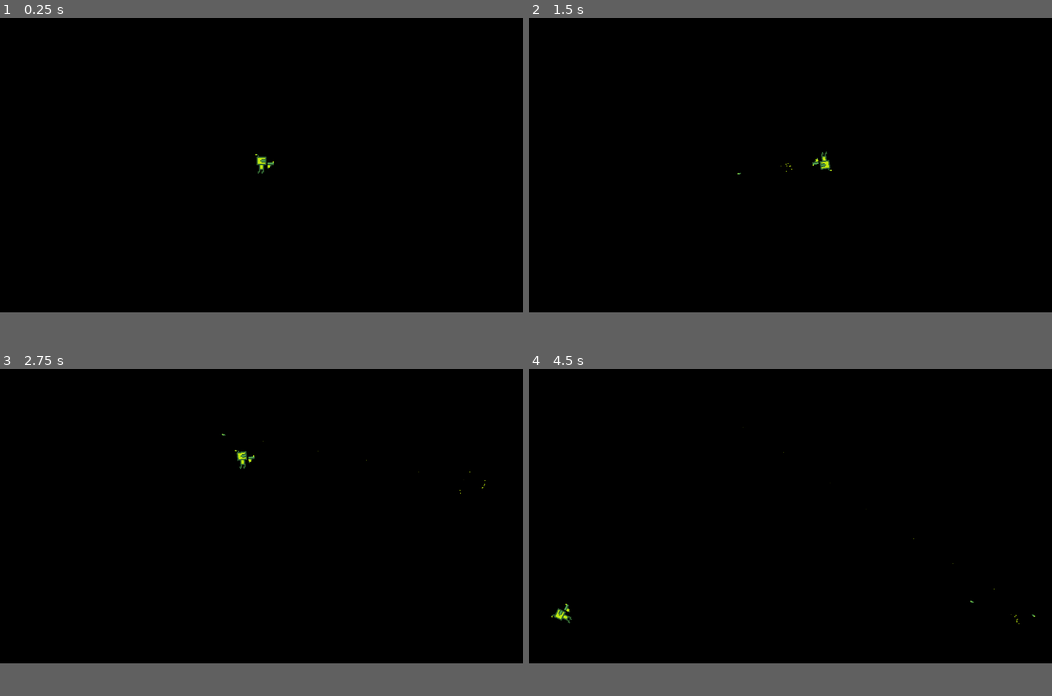
Above: before the commit, frames 1-4 (two rows, left to right).
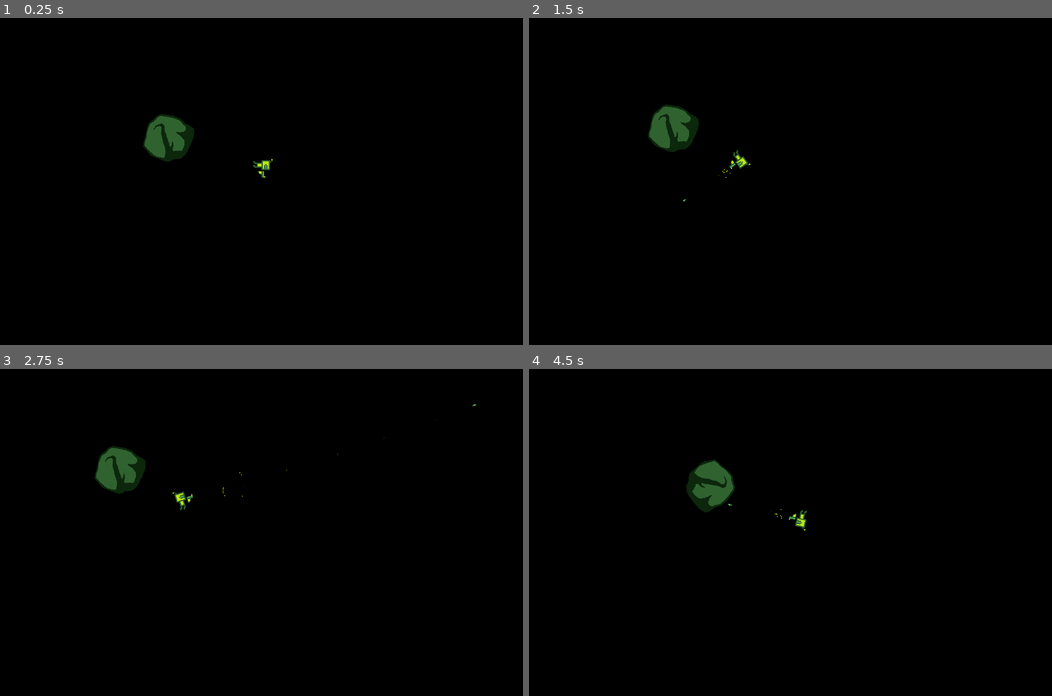
Above: after the commit, the same moments.

Repository: Jay-Dante/Recoilnaut-Prototype
Game: Godot game, scene res://Scenes/Test_Scene.tscn
Same seed, same stepped clock (60 frames per second), same inputs: the game is played once before the commit and once after it.
Inputs (mouse positions are in pixels of both pictures, inside the frame that each line leads up to):
- Up to frame 1 (0.25 s): no input
- Up to frame 2 (1.5 s): move the mouse to (905, 148) at 0.52 s; hold W (forward) 0.53-1.28 s; click (905, 148) at 0.6 s; move the mouse to (685, 181) at 1.27 s; hold S (backward) from 1.28 s (still down); click (685, 181) at 1.35 s
- Up to frame 3 (2.75 s): move the mouse to (313, 450) at 2.02 s; release S (backward) at 2.03 s; hold W (forward) from 2.03 s (still down); click (313, 450) at 2.1 s
- Up to frame 4 (4.5 s): move the mouse to (764, 575) at 2.77 s; click (764, 575) at 2.85 s; move the mouse to (947, 558) at 3.52 s; release W (forward) at 3.53 s; hold S (backward) from 3.53 s (still down); click (947, 558) at 3.6 s; tap R (restart, bound only after the commit) at 4.15 s; move the mouse to (633, 473) at 4.27 s; click (633, 473) at 4.35 s
In our replay, the window is 800x450 before the commit and 800x500 after it. These sizes can differ from the game's own. Grey fills any space a smaller window leaves; there, only what the larger window draws over its background counts as a difference.

The runs differ from the first frame. In frame 1, 1.2% of the frame differs, in the area x 27-53%, y 29-49%; in frame 2, 1.3%; in frame 3, 1.3%; in frame 4, 1.3%, in the area x 4-97%, y 17-78%.

Commit message:
In the midst of creating obstacles
Making debris and other assorted junk just to annoy the player

Diff:
--- a/Scenes/Test_Scene.tscn
+++ b/Scenes/Test_Scene.tscn
@@ -1,7 +1,8 @@
-[gd_scene load_steps=3 format=3 uid="uid://bvfjdbhov71c0"]
+[gd_scene load_steps=4 format=3 uid="uid://bvfjdbhov71c0"]
 
 [ext_resource type="PackedScene" uid="uid://ce5hcqoq1v8d" path="res://Scenes/recoilnaut.tscn" id="1_6v4gp"]
 [ext_resource type="Script" path="res://Scripts/game.gd" id="1_jdrf8"]
+[ext_resource type="PackedScene" uid="uid://cudgdf6e38n7y" path="res://Scenes/asteroid.tscn" id="3_a5edd"]
 
 [node name="Node2D" type="Node2D"]
 script = ExtResource("1_jdrf8")
@@ -10,3 +11,6 @@
 position = Vector2(640, 360)
 
 [node name="Bullets" type="Node" parent="."]
+
+[node name="Asteroid" parent="." instance=ExtResource("3_a5edd")]
+position = Vector2(423, 300)
--- /dev/null
+++ b/Scenes/asteroid.tscn
@@ -0,0 +1,17 @@
+[gd_scene load_steps=4 format=3 uid="uid://cudgdf6e38n7y"]
+
+[ext_resource type="Script" path="res://Scripts/Asteroid.gd" id="1_ta6s6"]
+[ext_resource type="Texture2D" uid="uid://dk6y03drj3xx3" path="res://Assets/Art/Asteroid.png" id="2_sojv5"]
+
+[sub_resource type="CircleShape2D" id="CircleShape2D_i888h"]
+radius = 59.0
+
+[node name="Asteroid" type="Area2D"]
+script = ExtResource("1_ta6s6")
+
+[node name="Sprite2D" type="Sprite2D" parent="."]
+texture_filter = 1
+texture = ExtResource("2_sojv5")
+
+[node name="CollisionShape2D" type="CollisionShape2D" parent="."]
+shape = SubResource("CircleShape2D_i888h")
--- /dev/null
+++ b/Scripts/Asteroid.gd
@@ -0,0 +1,28 @@
+extends Area2D
+
+var move_vec := Vector2(0,-1);
+
+enum BodySize{SMALL, MEDIUM, LARGE};
+@export var size := BodySize.LARGE;
+
+var speed := 50;
+
+@onready var sprite = $Sprite2D;
+
+func _ready():
+	rotation = randf_range(0,2*PI);
+
+	# asteroid variability
+	match size:
+		BodySize.SMALL:
+			speed = randf_range(100,200);
+
+		BodySize.MEDIUM:
+			speed = randf_range(100,150);
+		BodySize.LARGE:
+			speed = randf_range(50,100);
+	# print(rotation_degrees);
+	print(speed);
+
+func _physics_process(delta):
+	global_position += move_vec.rotated(rotation) * speed * delta;
--- /dev/null
+++ b/Scripts/Weapon_Base.gd
@@ -0,0 +1,13 @@
+extends Node
+
+# This is the base class for which shall serve as the genesis to all Recoilnaut weaponry
+# Results may vary
+
+@export var damage := 10;
+@export var fireRate := .2;
+@export var bulletSpeed := 1000;
+@export var reloadTime := 1.5;
+
+signal fire();
+
+var canFire := true;
--- a/Scripts/game.gd
+++ b/Scripts/game.gd
@@ -6,5 +6,9 @@
 func _ready():
 	player.connect("pb_shot", _on_player_pb_shot)
 
+func _process(delta):
+	if Input.is_action_just_pressed("restart"):
+		get_tree().reload_current_scene();
+
 func _on_player_pb_shot(bullet):
 	bullets.add_child(bullet);
--- a/Scripts/recoilnaut.gd
+++ b/Scripts/recoilnaut.gd
@@ -36,10 +36,10 @@
 
 func _physics_process(delta):
 
-	var input_vector := Vector2(0, Input.get_axis("forward", "backward"));
+	var input_vector := Vector2(0, 0);
 
 	velocity += input_vector.rotated(rotation) * ACCELERATION;
-	#velocity = velocity.limit_length(MAX_SPEED)
+	# velocity = velocity.limit_length(MAX_SPEED)
 
 	if input_vector.y == 0:
 		velocity = velocity.move_toward(Vector2.ZERO, 3);
--- a/project.godot
+++ b/project.godot
@@ -18,7 +18,7 @@
 [display]
 
 window/size/viewport_width=1280
-window/size/viewport_height=720
+window/size/viewport_height=800
 window/size/resizable=false
 
 [input]
@@ -38,6 +38,11 @@
 "events": [Object(InputEventMouseButton,"resource_local_to_scene":false,"resource_name":"","device":-1,"window_id":0,"a …(241 unchanged characters)…
 ]
 }
+restart={
+"deadzone": 0.5,
+"events": [Object(InputEventKey,"resource_local_to_scene":false,"resource_name":"","device":-1,"window_id":0,"alt_pressed":false,"shift_pressed":false,"ctrl_pressed":false,"meta_pressed":false,"pressed":false,"keycode":0,"physical_keycode":82,"key_label":0,"unicode":114,"echo":false,"script":null)
+]
+}
 
 [layer_names]
 
Binary file changed: Assets/Art/Asteroid.aseprite
Binary file added: Assets/Art/Asteroid.png
Not shown, added: Assets/Art/Asteroid.png.import
Binary file added: Assets/Art/Debris.aseprite
